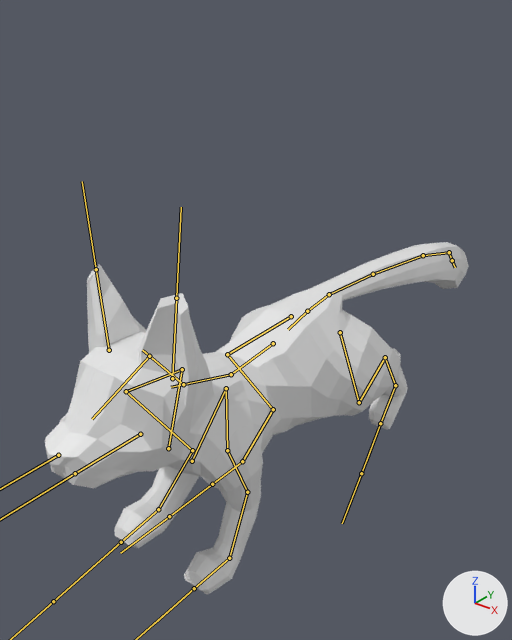
Two versions of the FBX model game/LD46 Lively/Assets/Models/catexport.fbx, one commit apart.
Camera for both pictures: a 50 mm camera at (2.9, -4.22, 3.91) aimed at (-0.33, -0.19, 1.41). The lights are fixed; the arrows at lower right show +X, +Y and +Z. Both versions are drawn at frame 29 of the action 'Armature|Walk'; the numbers are the values there. The bones that bend it are drawn over the model as lines.

Objects in the first picture: 'cat'.
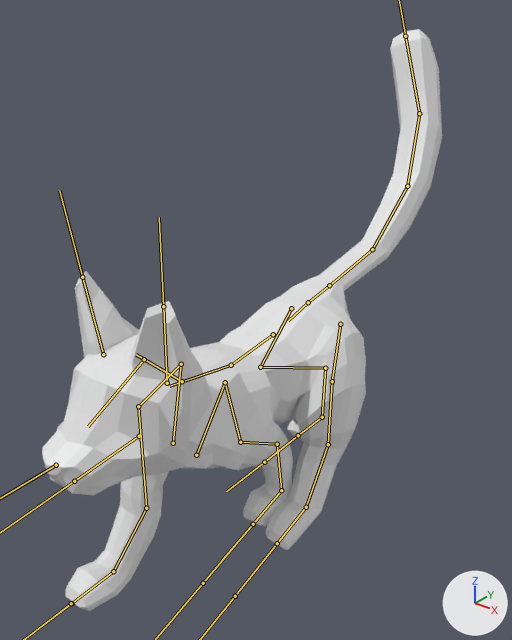
Pixel boxes (x1, y1, x2, y2) of what changed, in the pictures (512 x 640 px):
'cat', posed (65% taller): before (45, 242, 469, 594); after (42, 29, 442, 611)
bone 'hip', root to tip: before (307, 311) to (288, 329); after (308, 302) to (288, 321)
bone 'backup', root to tip: before (231, 374) to (171, 387); after (231, 365) to (169, 386)
bone 'head', root to tip: before (149, 356) to (92, 419); after (144, 359) to (88, 426)
bone 'frontshoulder.L', root to tip: before (226, 388) to (227, 450); after (225, 382) to (240, 442)
bone 'frontlegup.L', root to tip: before (227, 450) to (247, 492); after (240, 442) to (277, 444)
bone 'frontleglow.L', root to tip: before (247, 492) to (229, 558); after (277, 444) to (281, 490)
bone 'frontfoot.L', root to tip: before (229, 558) to (194, 588); after (281, 490) to (253, 524)
bone 'frontshoulder.R', root to tip: before (182, 369) to (126, 391); after (181, 364) to (138, 406)
bone 'frontlegup.R', root to tip: before (126, 391) to (192, 450); after (138, 406) to (146, 508)
bone 'frontleglow.R', root to tip: before (192, 450) to (158, 509); after (146, 508) to (113, 571)
bone 'frontfoot.R', root to tip: before (158, 509) to (121, 542); after (113, 571) to (71, 603)
bone 'backshoulder.L', root to tip: before (340, 332) to (359, 402); after (340, 324) to (332, 381)
bone 'backlegup.L', root to tip: before (359, 402) to (385, 357); after (332, 381) to (328, 444)
bone 'backleglow.L', root to tip: before (385, 357) to (395, 385); after (328, 444) to (306, 507)
bone 'backfoot.L', root to tip: before (395, 385) to (380, 423); after (306, 507) to (277, 543)
bone 'backshoulder.R', root to tip: before (291, 316) to (227, 354); after (291, 308) to (260, 367)
bone 'backlegup.R', root to tip: before (227, 354) to (273, 409); after (260, 367) to (325, 368)
bone 'backleglow.R', root to tip: before (273, 409) to (242, 461); after (325, 368) to (322, 417)
bone 'backfoot.R', root to tip: before (242, 461) to (212, 484); after (322, 417) to (298, 435)
bone 'tail01', root to tip: before (307, 311) to (329, 294); after (308, 302) to (329, 285)
bone 'tail02', root to tip: before (329, 294) to (373, 274); after (329, 285) to (372, 249)
bone 'tail03', root to tip: before (373, 274) to (423, 255); after (372, 249) to (407, 186)
bone 'tail04', root to tip: before (423, 255) to (449, 252); after (407, 186) to (419, 113)
bone 'tail05', root to tip: before (449, 252) to (452, 260); after (419, 113) to (405, 36)

The change in detail:
Bone 'hip' (bone_hip) moves from (0.0, 0.02, 0.07) to (0.0, 0.0, 0.0).
Bone 'backup' (bone_backup) turns from (4, 0, 0) to (11, 0, 0) degrees about its own x, y and z.
Bone 'head' (bone_head) turns from (1, 0, 0) to (-2, 0, 0) degrees about its own x, y and z.
Bone 'frontshoulder.L' (bone_frontshoulder_l) turns from (-2, -1, -7) to (10, 2, 19) degrees about its own x, y and z.
Bone 'frontlegup.L' (bone_frontlegup_l) turns from (6, 1, 4) to (-3, 0, -6) degrees about its own x, y and z.
Bone 'frontleglow.L' (bone_frontleglow_l) turns from (-7, 0, -2) to (6, 0, 1) degrees about its own x, y and z.
Bone 'frontfoot.L' (bone_frontfoot_l) turns from (-5, 0, 0) to (17, 3, 1) degrees about its own x, y and z.
Bone 'frontshoulder.R' (bone_frontshoulder_r) turns from (-5, 3, 28) to (-15, 10, 8) degrees about its own x, y and z.
Bone 'frontlegup.R' (bone_frontlegup_r) turns from (29, 1, -18) to (-26, 4, 3) degrees about its own x, y and z.
Bone 'frontleglow.R' (bone_frontleglow_r) turns from (-25, 0, 7) to (18, 0, -4) degrees about its own x, y and z.
Bone 'frontfoot.R' (bone_frontfoot_r) turns from (-29, 0, 0) to (-17, 0, 0) degrees about its own x, y and z.
Bone 'backshoulder.L' (bone_backshoulder_l) turns from (28, 0, 37) to (-9, -5, -21) degrees about its own x, y and z.
Bone 'backlegup.L' (bone_backlegup_l) turns from (-4, -2, -11) to (-8, -2, 2) degrees about its own x, y and z.
Bone 'backleglow.L' (bone_backleglow_l) turns from (21, -2, 1) to (13, -1, 2) degrees about its own x, y and z.
Bone 'backfoot.L' (bone_backfoot_l) turns from (11, 0, 2) to (-31, -8, -2) degrees about its own x, y and z.
Bone 'backshoulder.R' (bone_backshoulder_r) turns from (-6, 2, 16) to (17, -1, -25) degrees about its own x, y and z.
Bone 'backlegup.R' (bone_backlegup_r) turns from (-1, 0, -1) to (-9, 1, 8) degrees about its own x, y and z.
Bone 'backleglow.R' (bone_backleglow_r) turns from (2, 2, -1) to (5, 2, -1) degrees about its own x, y and z.
Bone 'backfoot.R' (bone_backfoot_r) turns from (-15, 6, 1) to (27, 0, -2) degrees about its own x, y and z.
Bone 'tail01' (bone_tail01) turns from (7, 0, 0) to (9, 0, 0) degrees about its own x, y and z.
Bone 'tail02' (bone_tail02) turns from (-4, -2, -9) to (9, 0, -8) degrees about its own x, y and z.
Bone 'tail03' (bone_tail03) turns from (-5, -4, 1) to (15, -2, 10) degrees about its own x, y and z.
Bone 'tail04' (bone_tail04) turns from (-11, 0, 12) to (22, -1, 8) degrees about its own x, y and z.
Bone 'tail05' (bone_tail05) turns from (-12, 9, 13) to (26, -2, 11) degrees about its own x, y and z.
